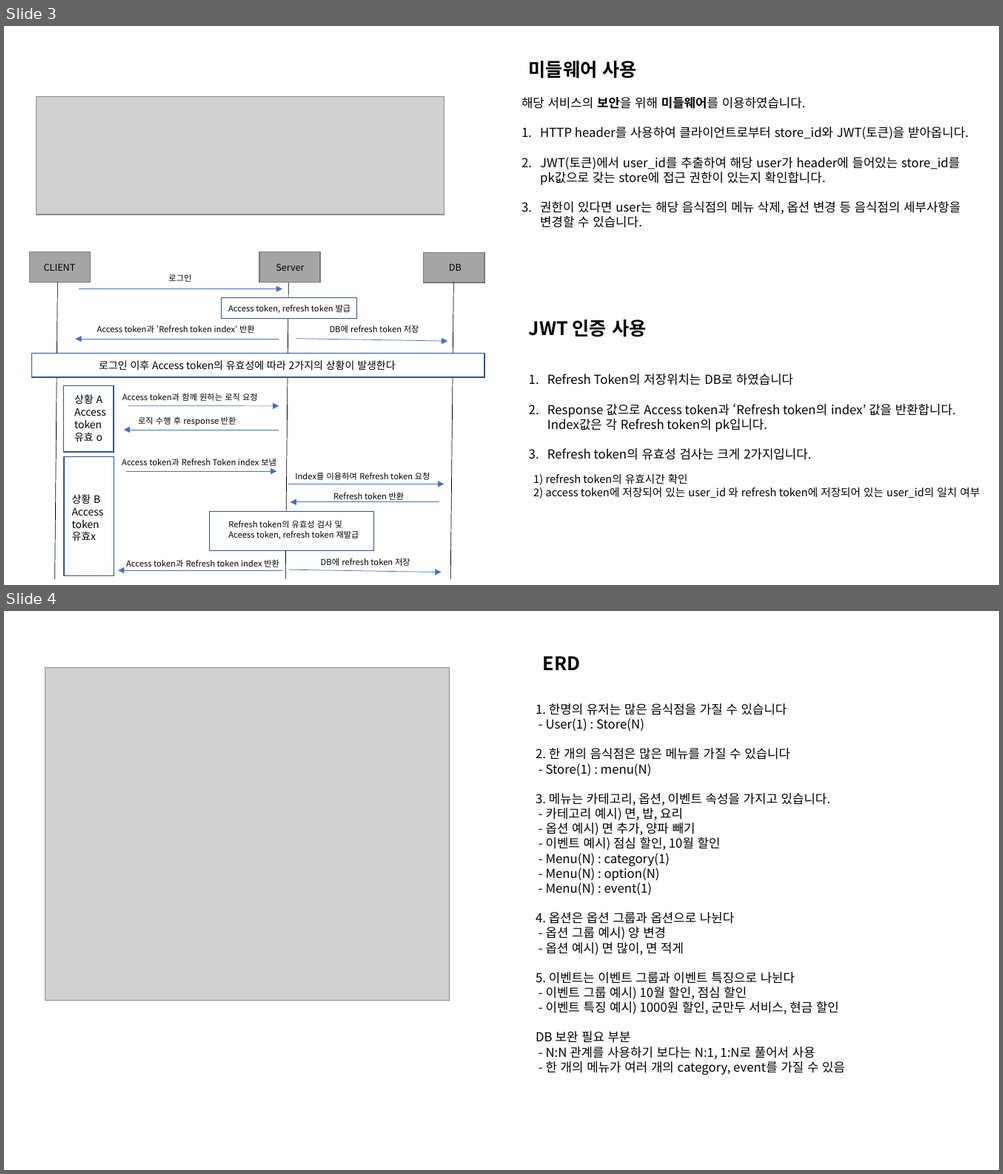
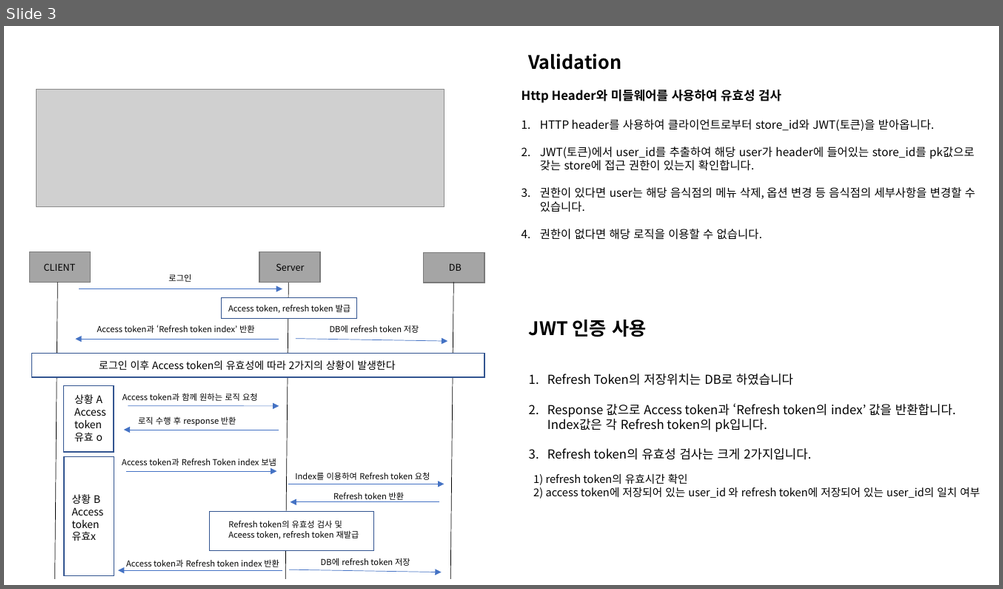
Before and after one commit to ohjinhokor/PortFolio, a slide deck: 오진호 포토폴리오.pptx. Shown one above the other, each under a label of ours: slides 3 and 4 before the commit, slide 3 after it. The pictures are 1003x1174 and 1003x589 pixels, drawn with LibreOffice and Linux fonts; fonts in the diff are those of the drawing; grey boxes stand for pictures; background and template pictures are left out. Boxes give left, top, right and bottom in pixels: in the first picture for what was removed or moved away, otherwise in the second. Text is boxed around its words. In the diff, an @@ line names an element or a change of style, - is before the commit and + after.

Commit message:
카톡 챗봇 포폴에 추가

```diff
--- a/오진호 포토폴리오.pptx
+++ b/오진호 포토폴리오.pptx
@@ slide 4 removed at [4, 611, 999, 1170], background #FFFFFF @@
@@ picture removed at [45, 668, 450, 1000] @@
@@ text removed at [543, 656, 580, 670] @@
-ERD
@@ text removed at [535, 703, 845, 1076] @@
-1. 한명의 유저는 많은 음식점을 가질 수 있습니다
-- User(1) : Store(N)
-2. 한 개의 음식점은 많은 메뉴를 가질 수 있습니다
-- Store(1) : menu(N)
-3. 메뉴는 카테고리, 옵션, 이벤트 속성을 가지고 있습니다.
-- 카테고리 예시) 면, 밥, 요리
-- 옵션 예시) 면 추가, 양파 빼기
-- 이벤트 예시) 점심 할인, 10월 할인
-- Menu(N) : category(1)
-- Menu(N) : option(N)
-- Menu(N) : event(1)
-4. 옵션은 옵션 그룹과 옵션으로 나뉜다
-- 옵션 그룹 예시) 양 변경
-- 옵션 예시) 면 많이, 면 적게
-5. 이벤트는 이벤트 그룹과 이벤트 특징으로 나뉜다
-- 이벤트 그룹 예시) 10월 할인, 점심 할인
-- 이벤트 특징 예시) 1000원 할인, 군만두 서비스, 현금 할인
-DB 보완 필요 부분
-- N:N 관계를 사용하기 보다는 N:1, 1:N로 풀어서 사용
-- 한 개의 메뉴가 여러 개의 category, event를 가질 수 있음
@@ slide 3 changed as well @@
@@ text at [528, 53, 621, 70]: text changed @@
-미들웨어 사용
+Validation
@@ picture: place and size @@
-picture at [36, 97, 444, 215]
+picture at [36, 90, 444, 207]
@@ text "Http Header와 미들웨어를 사용하여 유효성 ...": place and size @@
-text "Http Header와 미들웨어를 사용하여 유효성 ..." at [521, 97, 968, 228]
+text "Http Header와 미들웨어를 사용하여 유효성 ..." at [521, 90, 975, 240]
@@ text at [521, 90, 781, 103]: text changed; bold on @@
-해당 서비스의 보안을 위해 미들웨어를 이용하였습니다.
+Http Header와 미들웨어를 사용하여 유효성 검사
@@ text at [540, 119, 975, 212]: size 12 to 11 pt in "HTTP header를 사용하여 클라이언트로부터 store_id와 JWT(토큰)을 받아옵니다.", "JWT(토큰)에서 user_id를 추출하여 해당 user가 header에 들어있는 ...", "권한이 있다면 user는 해당 음식점의 메뉴 삭제, ..." @@
@@ text at [540, 229, 762, 240]: paragraph added @@
+4. 권한이 없다면 해당 로직을 이용할 수 없습니다.
```
Also in this commit, not shown: 2 other slides changed, 2 slides added, 1 other file.
